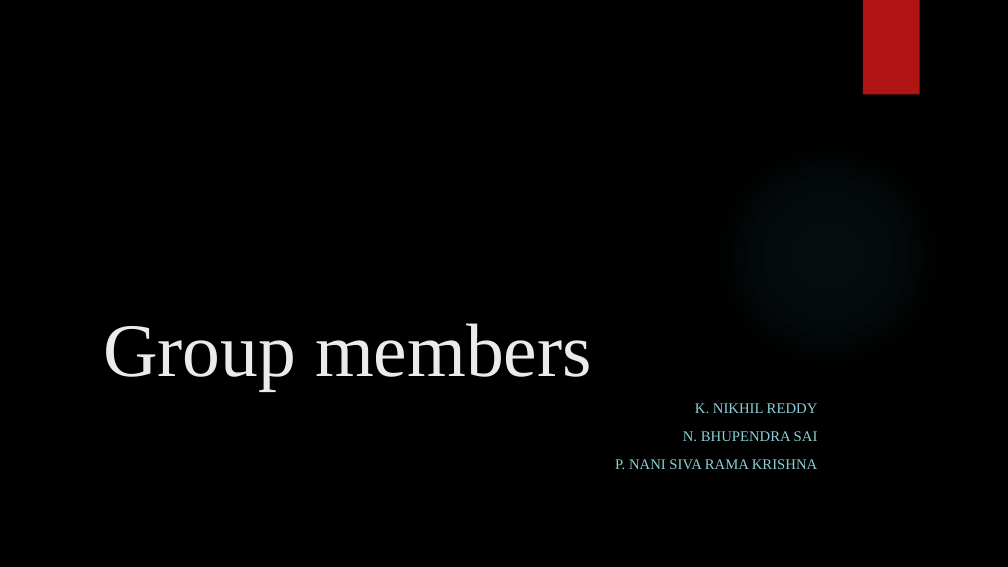
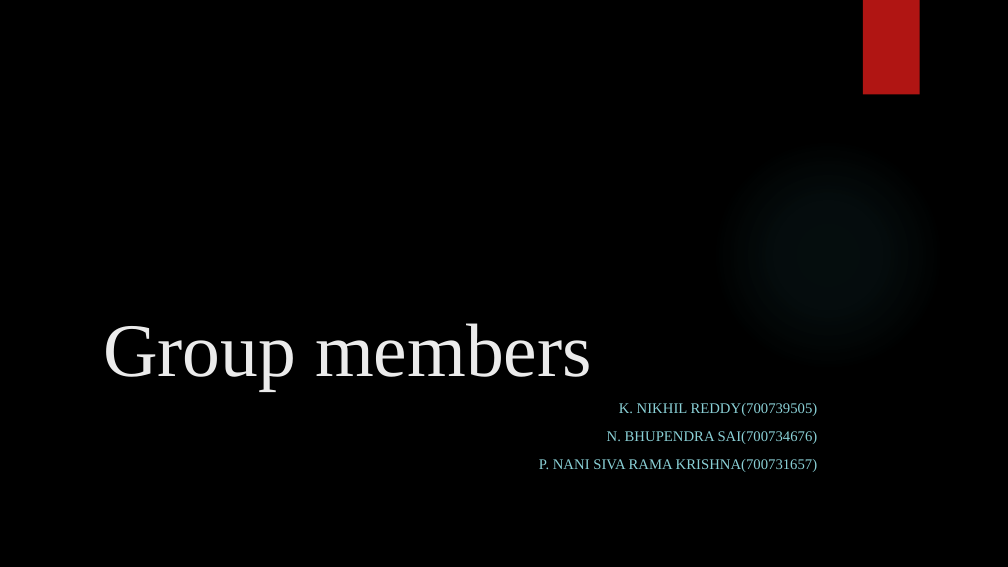
Before and after one commit to nbhupendrasai/ML-Project, a slide deck: slide 2 of ML project final ppt.pptx. Drawn at 1008x567 pixels with LibreOffice and Linux fonts; fonts in the diff are those of the drawing; background and template pictures are left out. Boxes give left, top, right and bottom in pixels: in the first picture for what was removed or moved away, otherwise in the second. Text is boxed around its words. In the diff, an @@ line names an element or a change of style, - is before the commit and + after.

```diff
--- a/ML project final ppt.pptx
+++ b/ML project final ppt.pptx
@@ subtitle at [539, 403, 818, 472]: text changed @@
-K. NIKHIL REDDY
-N. BHUPENDRA SAI
-P. NANI SIVA RAMA KRISHNA
+K. NIKHIL REDDY(700739505)
+N. BHUPENDRA SAI(700734676)
+P. NANI SIVA RAMA KRISHNA(700731657)
```
